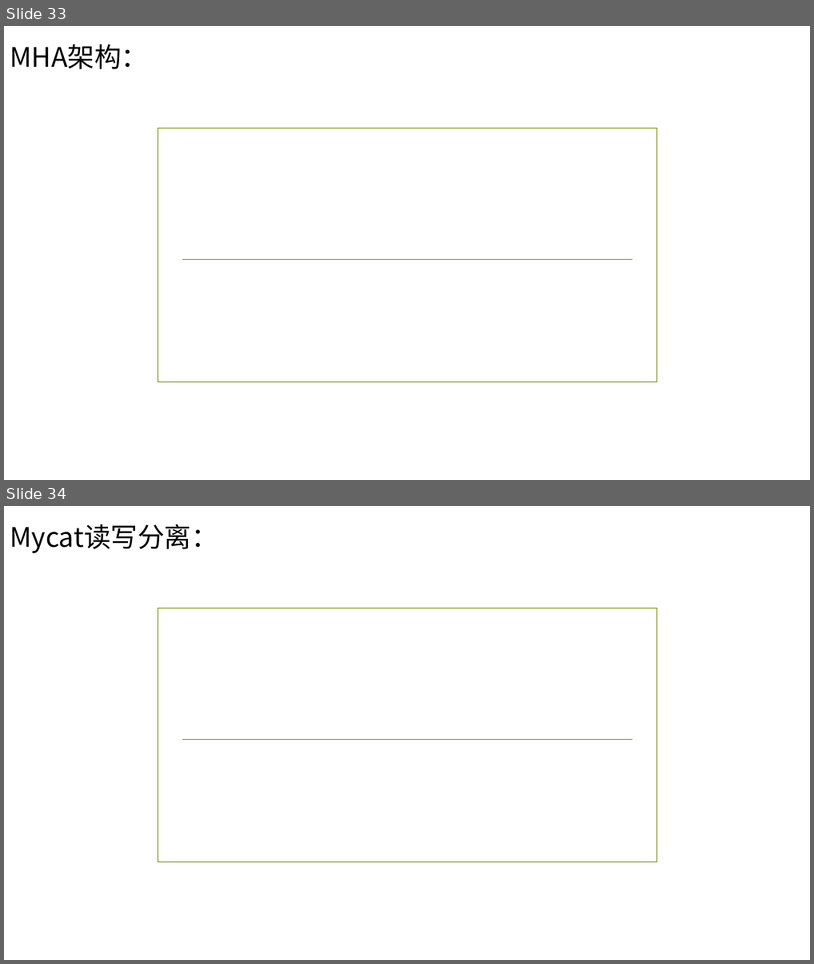
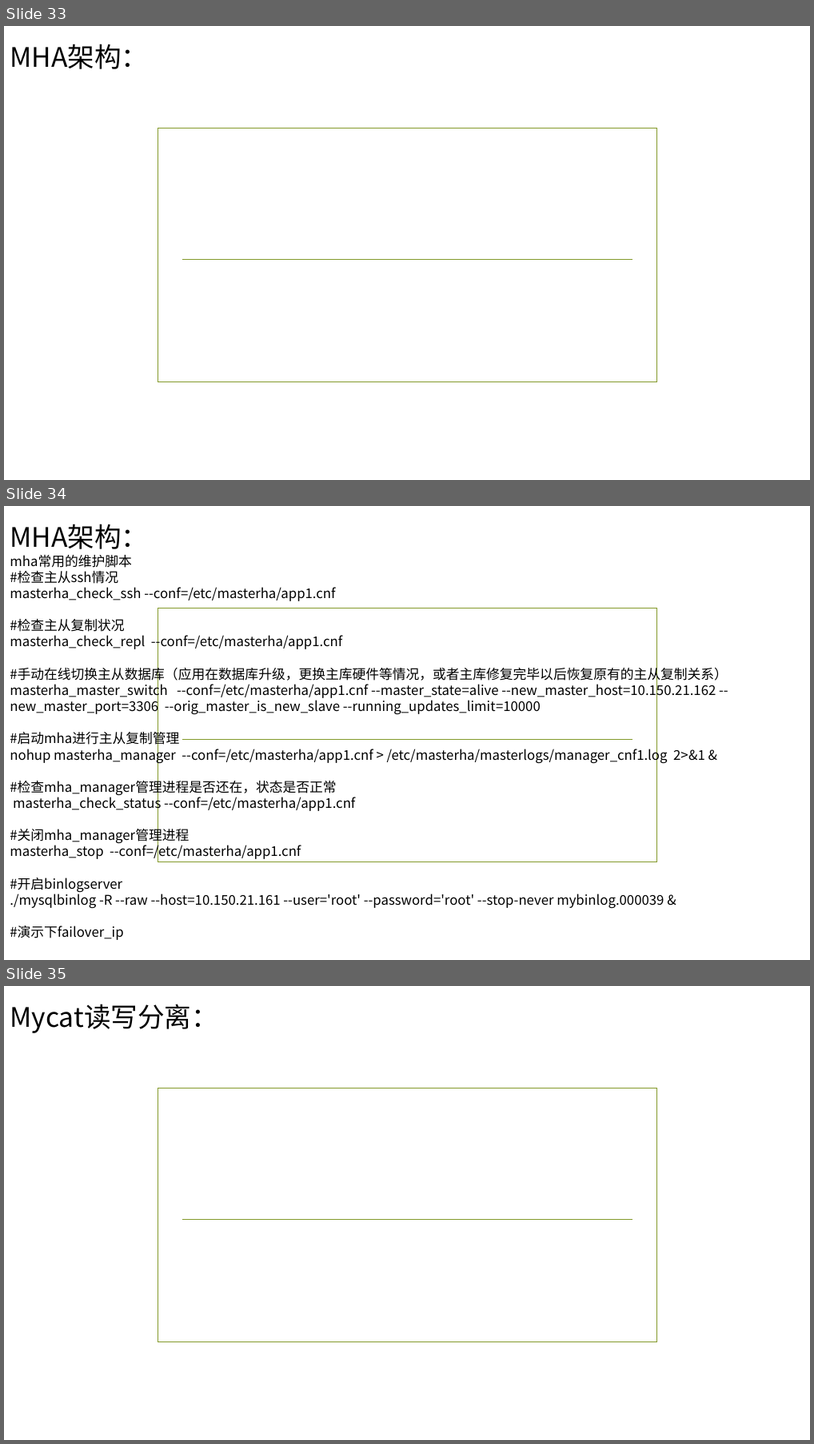
Before and after one commit to ronghuaihai/sharefiles, a slide deck: 数据库演示.pptx. Shown one above the other, each under a label of ours: slides 33 and 34 before the commit, slides 33, 34 and 35 after it. The pictures are 814x964 and 814x1444 pixels, drawn with LibreOffice and Linux fonts; fonts in the diff are those of the drawing; background and template pictures are left out. Boxes give left, top, right and bottom in pixels: in the first picture for what was removed or moved away, otherwise in the second. Text is boxed around its words. In the diff, an @@ line names an element or a change of style, - is before the commit and + after.

Commit message:
201610182230 commit

```diff
--- a/数据库演示.pptx
+++ b/数据库演示.pptx
@@ slide 34 added at <box>4,506,810,960</box>, background picture (left out); not listed: 2 template elements that a slide beside it also shows @@
@@ text added at <box>10,524,727,940</box>, 16 pt, text #000000 @@
+MHA架构：
+mha常用的维护脚本
+#检查主从ssh情况
+masterha_check_ssh --conf=/etc/masterha/app1.cnf
+#检查主从复制状况
+masterha_check_repl --conf=/etc/masterha/app1.cnf
+#手动在线切换主从数据库（应用在数据库升级，更换主库硬件等情况，或者主库修复完毕以后恢复原有的主从复制关系）
+masterha_master_switch --conf=/etc/masterha/app1.cnf --master_state=alive --new_master_host=10.150.21.162 --new_master_port=3306 --orig_master_is_new_slave --running_updates_limit=10000
+#启动mha进行主从复制管理
+nohup masterha_manager --conf=/etc/masterha/app1.cnf > /etc/masterha/masterlogs/manager_cnf1.log 2>&1 &
+#检查mha_manager管理进程是否还在，状态是否正常
+masterha_check_status --conf=/etc/masterha/app1.cnf
+#关闭mha_manager管理进程
+masterha_stop --conf=/etc/masterha/app1.cnf
+#开启binlogserver
+./mysqlbinlog -R --raw --host=10.150.21.161 --user='root' --password='root' --stop-never mybinlog.000039 &
+#演示下failover_ip
@@ what was slide 34 is now slide 35 @@
```
